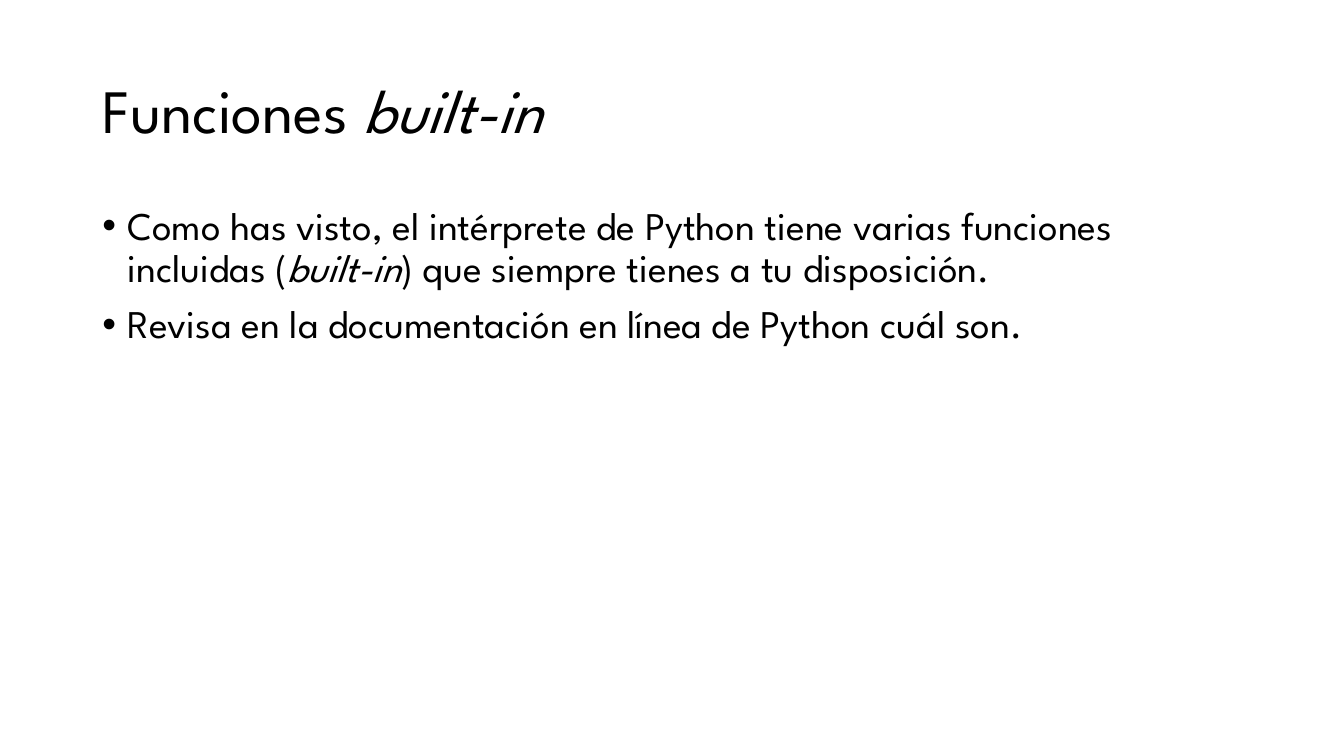
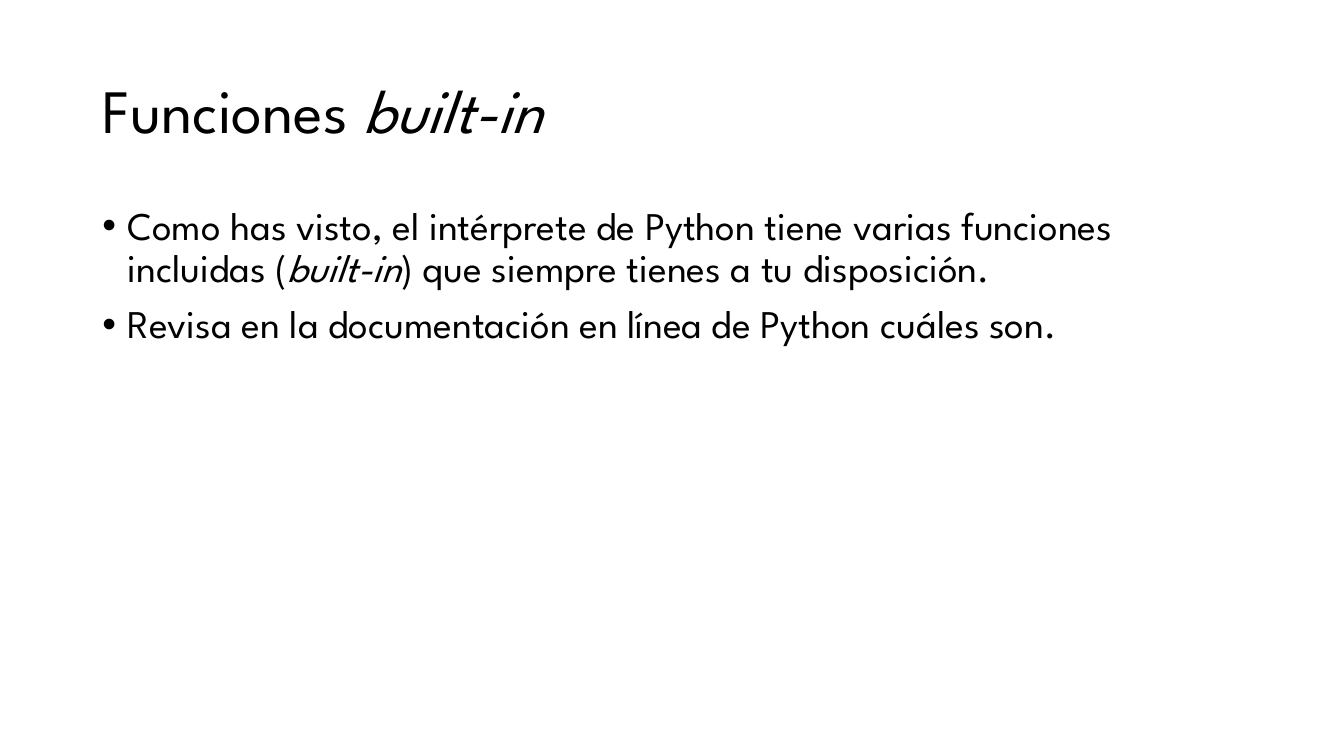
Before and after one commit to ccaballeroh/IntroPython, a slide deck: slide 5 of slides/Programación con Python07.pptx. Drawn at 1344x756 pixels with LibreOffice and Linux fonts; fonts in the diff are those of the drawing. Boxes give left, top, right and bottom in pixels: in the first picture for what was removed or moved away, otherwise in the second. Text is boxed around its words. In the diff, an @@ line names an element or a change of style, - is before the commit and + after.

```diff
--- a/slides/Programación con Python07.pptx
+++ b/slides/Programación con Python07.pptx
@@ text at [128, 311, 1056, 346]: text changed @@
-• Revisa en la documentación en línea de Python cuál son.
+• Revisa en la documentación en línea de Python cuáles son.
```
Also in this commit, not shown: 13 other files.
